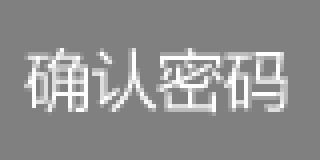
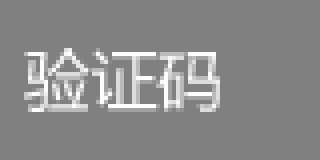
Layer changes from the first 320 x 160 image to the second:
added layer "验证码" above "确认密码" over left=24, top=48, right=220, bottom=112
renamed "注册密码" to "确认密码", hid it over left=24, top=48, right=288, bottom=116
